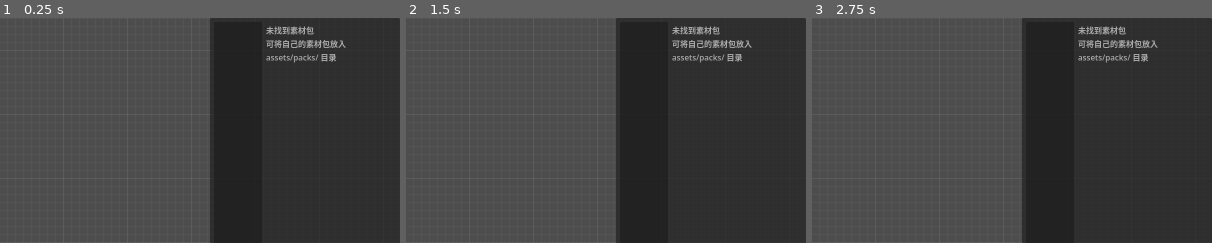
Above: before the commit, frames 1-3 (left to right).
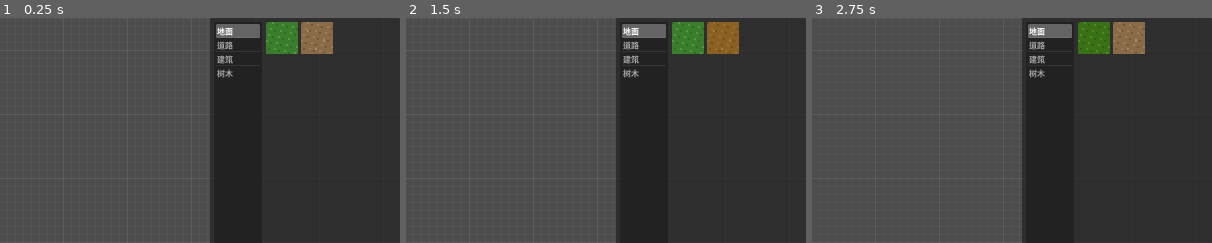
Above: after the commit, the same moments.

Repository: Xeehho/tilemason
Game: Godot game, scene res://scenes/main.tscn
Two runs of this game, one before a commit and one after it. Both use one fixed random seed, a clock stepped at 60 frames per second and the inputs below.
Inputs (mouse positions are % of the whole screen's width and height, from its top left):
- Up to frame 1 (0.25 s): no input
- Up to frame 2 (1.5 s): click (85, 4) at 0.52 s; click (90, 4) at 1.27 s
- Up to frame 3 (2.75 s): click (85, 4) at 2.02 s
The pictures show only the part of the screen within x 50-100%, y 0-50%; the shares and areas given below are measured in that part.

The runs differ from the first frame. In frame 1, 3.7% of the frame differs, in the area x 54-87%, y 1-27%; in frame 2, 3.7%; in frame 3, 3.7%.

Commit message:
fix: 补交 demo 提交漏暂存的扫描修复，并新增截图像素断言探针
- b7f811a 的 git add 因列出当时尚不存在的 .uid 文件而整条静默中止
  （错误被 2>/dev/null 掩盖），导致提交信息宣称的 AssetLibrary「根目录
  自身即包」扫描修复与 assets/packs/README 指引实际未入库；工作区代码
  一直是正确的，本次补交入库（远程跑的是旧扫描代码，demo 素材在远程
  CI 冒烟中显示 0 项，本提交修正）
- 补交 Godot 为 demo PNG 生成的 .import 元数据与脚本 .uid
  （新克隆 --import 重建需要，随仓库分发保持一致）
- 新增 probes/verify_screenshot_probe.gd：对 -- --screenshot 截图做程序化
  视觉取证——默认分类（地面）两件素材特征色 2/2、整数倍缩放块（草地绿
  连续 32px）、画布网格线亮度波动（极差 0.11），与视觉分析结论互为印证；
  探针首轮两处断言设计错误（面板默认只展开一个分类、画布单行采样恰好
  落在网格线之间）已按实测修正
- 工作纪律教训：git add 多路径时任一路径不存在会整条中止；新脚本先
  --import 生成 .uid 再 add，add 后核对 staged 清单再 commit

Co-authored-by: GLM <noreply@z.ai>

Diff:
--- /dev/null
+++ b/probes/verify_screenshot_probe.gd
@@ -0,0 +1,101 @@
+extends SceneTree
+## [TileMason] 截图像素断言探针：对 --screenshot 产物做程序化视觉取证
+## 断言右侧素材面板确实渲染出缩略图（demo 调色板色块出现在面板区、且成整数倍缩放块）
+## 运行前置：先窗口模式跑 godot --path . -- --screenshot 生成 user://screenshot_editor.png
+## 退出码：0=全部通过，1=有失败
+
+const SHOT_PATH := "user://screenshot_editor.png"
+## 面板默认展开第一个分类（地面）→ 只断言该分类两个素材的特征色
+const PANEL_PROOF_COLORS: Array = [
+	Color("3a7d2c"), # 草地绿
+	Color("8a6b47"), # 泥土棕
+]
+## 其余 demo 特征色（供后续多分类截图取证扩展）
+const EXTRA_PROOF_COLORS: Array = [
+	Color("555555"), # 道路灰
+	Color("3d8a30"), # 树冠绿
+	Color("d9c08b"), # 房墙米黄
+]
+const PANEL_WIDTH := 380 ## 与 main.gd 停靠宽度一致
+const COLOR_DIST := 0.07 ## 允许的色彩偏差（sRGB 渲染/抗锯齿）
+
+var _pass := 0
+var _fail := 0
+
+func _init() -> void:
+	print("[TileMason] 截图像素断言开始")
+	if not FileAccess.file_exists(SHOT_PATH):
+		_fail += 1
+		print("[TileMason] FAIL 截图不存在（先窗口模式跑 -- --screenshot）")
+		_finish()
+		return
+	var img := Image.load_from_file(ProjectSettings.globalize_path(SHOT_PATH))
+	_check(img != null and img.get_width() >= 800, "截图分辨率正常（>=800 宽）")
+	if img == null:
+		_finish()
+		return
+	_test_panel_region(img)
+	_test_canvas_region(img)
+	_finish()
+
+func _test_panel_region(img: Image) -> void:
+	var panel_left := img.get_width() - PANEL_WIDTH
+	var hits: Dictionary = {}
+	for color in PANEL_PROOF_COLORS:
+		hits[(color as Color).to_html()] = 0
+	for y in range(0, img.get_height(), 2):
+		for x in range(panel_left + 96, img.get_width(), 2): # 跳过分类列表区，只看缩略图区
+			var px := img.get_pixel(x, y)
+			for color in PANEL_PROOF_COLORS:
+				if _near(px, color as Color):
+					hits[(color as Color).to_html()] += 1
+					break
+	var found := 0
+	for color in PANEL_PROOF_COLORS:
+		if hits[(color as Color).to_html()] > 0:
+			found += 1
+	_check(found == PANEL_PROOF_COLORS.size(), "默认分类（地面）两件素材缩略图均渲染（特征色 %d/%d）" % [found, PANEL_PROOF_COLORS.size()])
+	# 缩略图整数倍缩放块：草地绿应形成 >=16px 的横向连续段
+	var longest := _longest_run(img, panel_left + 96, img.get_width(), Color("3a7d2c"))
+	_check(longest >= 16, "特征色成块状渲染（草地绿最长连续 %dpx，>=16 为整数倍缩放块）" % longest)
+
+func _test_canvas_region(img: Image) -> void:
+	# 画布区：扫描整列像素，网格线（每 16px 一条）应带来亮度波动；单行采样可能恰好落在两线之间
+	var panel_left := img.get_width() - PANEL_WIDTH - 20
+	var probe_x := mini(200, panel_left - 1)
+	var values: Array = []
+	for y in range(0, img.get_height()):
+		values.append(img.get_pixel(probe_x, y).v)
+	var mn := float(values.min())
+	var mx := float(values.max())
+	_check(mx - mn > 0.02, "画布区网格线可见（纵向亮度极差 %.4f > 0.02）" % (mx - mn))
+
+func _longest_run(img: Image, x0: int, x1: int, color: Color) -> int:
+	var best := 0
+	var run := 0
+	var y := img.get_height() / 2
+	# 在面板纵向多个高度扫描，取最长横向连续段
+	for yy in range(40, img.get_height() - 40, 12):
+		run = 0
+		for x in range(x0, x1):
+			if _near(img.get_pixel(x, yy), color):
+				run += 1
+				best = maxi(best, run)
+			else:
+				run = 0
+	return best
+
+func _near(a: Color, b: Color) -> bool:
+	return absf(a.r - b.r) < COLOR_DIST and absf(a.g - b.g) < COLOR_DIST and absf(a.b - b.b) < COLOR_DIST
+
+func _check(cond: bool, name: String) -> void:
+	if cond:
+		_pass += 1
+		print("[TileMason] PASS %s" % name)
+	else:
+		_fail += 1
+		print("[TileMason] FAIL %s" % name)
+
+func _finish() -> void:
+	print("[TileMason] 探针结束：通过 %d / 失败 %d" % [_pass, _fail])
+	quit(0 if _fail == 0 else 1)
--- a/src/assets/asset_library.gd
+++ b/src/assets/asset_library.gd
@@ -22,23 +22,29 @@
 var _images := {} # 绝对路径 -> Image
 var _textures := {} # asset_id -> ImageTexture（缩略图用）
 
-## 默认扫描根：开发态 res 包目录 + 用户目录；导出 exe 相对路径随导出里程碑扩展
+## 默认扫描根：内置 demo 包（随仓库分发）+ res 包目录 + 用户目录；导出 exe 相对路径随导出里程碑扩展
 static func default_roots() -> Array:
-	return ["res://assets/packs", "user://packs"]
+	return ["res://assets/demo", "res://assets/packs", "user://packs"]
 
 ## 扫描所有根目录下的素材包，返回素材总数；目录缺失只告警不算失败
+## 根目录自身带 pack.json 时整个根就是一个包（如内置 assets/demo），否则按「根/<包>/pack.json」逐包扫描
 func scan(roots: Array) -> int:
 	for root in roots:
-		var dir := DirAccess.open(str(root))
+		var root_path := str(root)
+		var dir := DirAccess.open(root_path)
 		if dir == null:
 			continue # 根目录不存在（如全新环境无包），正常情况
-		dir.list_dir_begin()
-		var entry := dir.get_next()
-		while not entry.is_empty():
-			if dir.current_is_dir() and not str(entry).begins_with("."):
-				_load_pack(str(root).path_join(str(entry)), str(entry))
-			entry = dir.get_next()
-		dir.list_dir_end()
+		var root_is_pack := FileAccess.file_exists(root_path.path_join("pack.json"))
+		if root_is_pack:
+			_load_pack(root_path, root_path.get_file())
+		else:
+			dir.list_dir_begin()
+			var entry := dir.get_next()
+			while not entry.is_empty():
+				if dir.current_is_dir() and not str(entry).begins_with("."):
+					_load_pack(root_path.path_join(str(entry)), str(entry))
+				entry = dir.get_next()
+			dir.list_dir_end()
 	return _assets.size()
 
 ## 素材包数 / 素材数
Not shown, added: assets/demo/props/house.png.import
Not shown, added: assets/demo/props/house_shop.png.import
Not shown, added: assets/demo/props/tree_big.png.import
Not shown, added: assets/demo/props/tree_small.png.import
Not shown, added: assets/demo/tiles/dirt.png.import
Not shown, added: assets/demo/tiles/grass.png.import
Not shown, added: assets/demo/tiles/road_corner.png.import
Not shown, added: assets/demo/tiles/road_h.png.import
Not shown, added: probes/verify_screenshot_probe.gd.uid
Not shown, added: tools/gen_demo_pack.gd.uid
Not shown, changed: assets/packs/README.md
